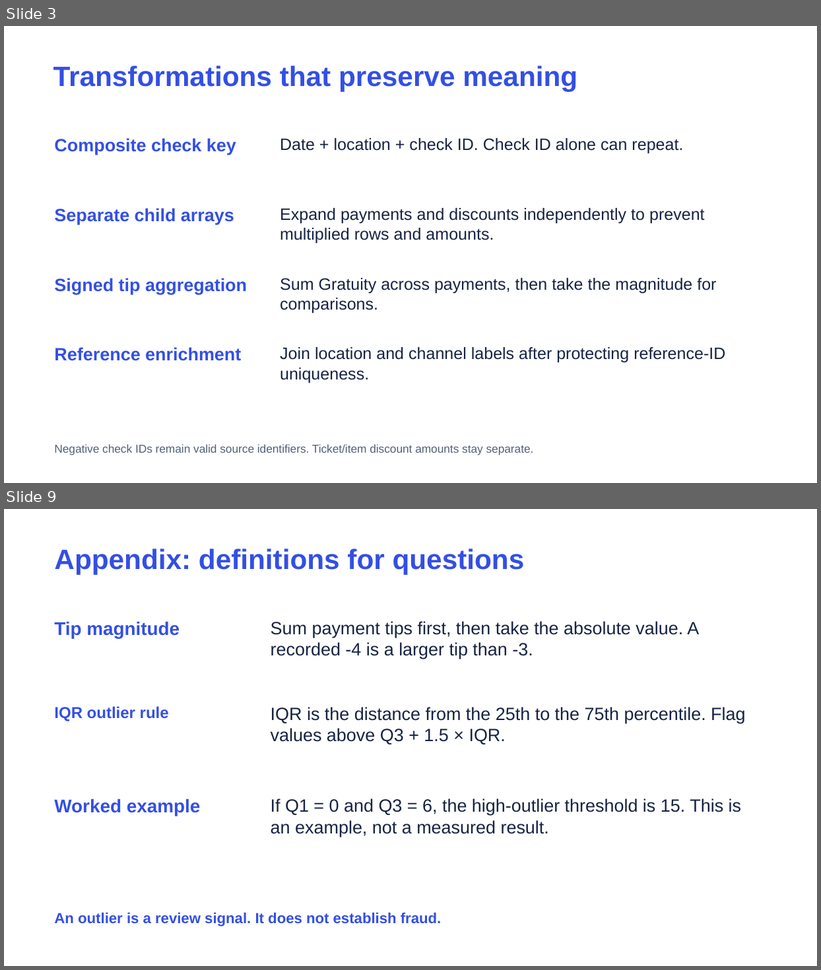
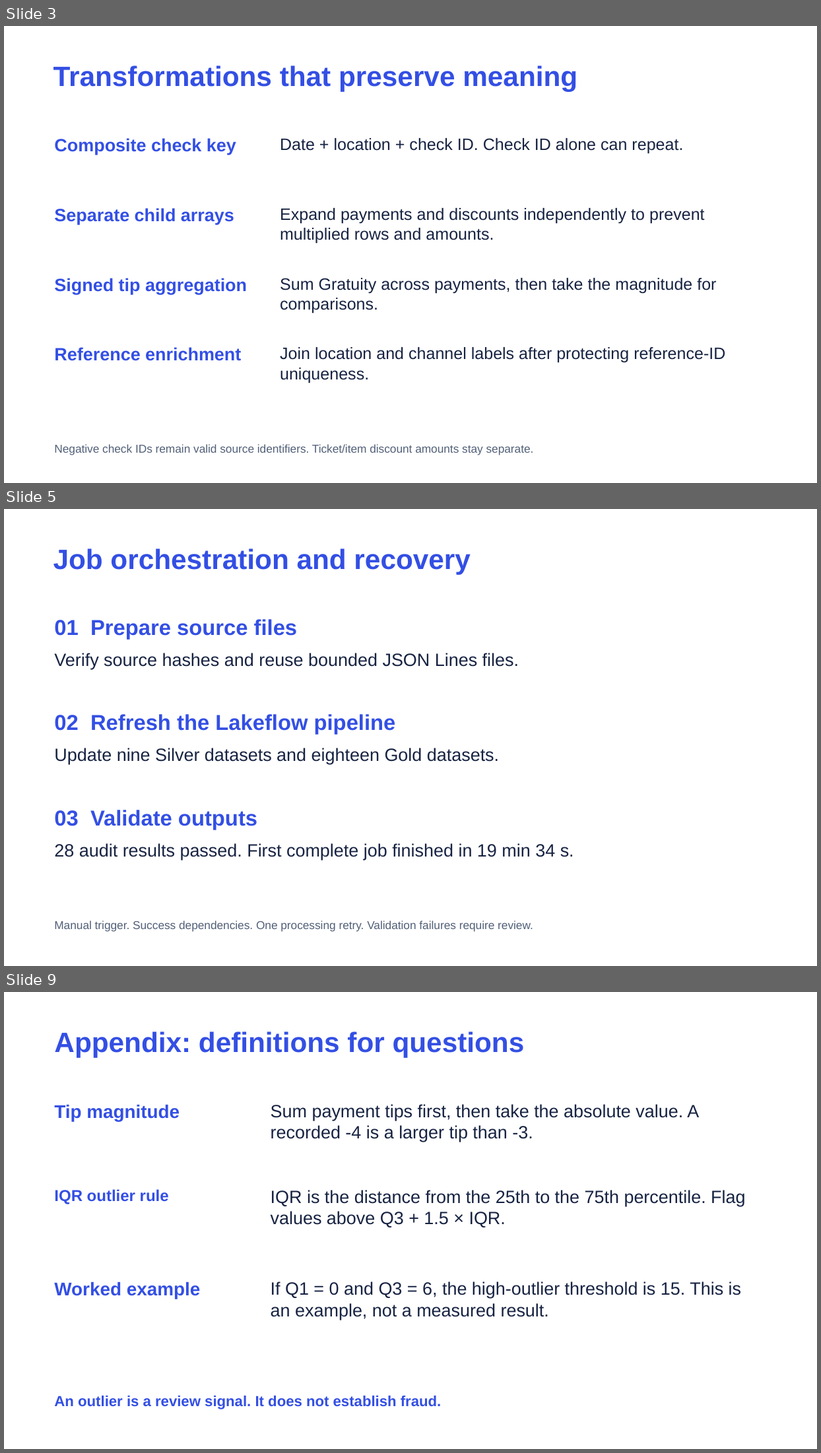
Before and after one commit to brunogcampa/sun-holdings-applebees-fraud-detection, a slide deck: src/transformations/gold/Applebees_Phase2_EN.pptx. Shown one above the other, each under a label of ours: slides 3 and 9 before the commit, slides 3, 5 and 9 after it; the slides between them are not shown. The pictures are 821x970 and 821x1453 pixels, drawn with LibreOffice and Linux fonts; fonts in the diff are those of the drawing. Boxes give left, top, right and bottom in pixels: in the first picture for what was removed or moved away, otherwise in the second. Text is boxed around its words. In the diff, an @@ line names an element or a change of style, - is before the commit and + after.

Commit message:
Record verified pipeline and first complete job run, update five-minute English presentation

```diff
--- a/src/transformations/gold/Applebees_Phase2_EN.pptx
+++ b/src/transformations/gold/Applebees_Phase2_EN.pptx
@@ slide 5 added at (x1=4, y1=509, x2=817, y2=966), background #FFFFFF @@
@@ text added at (x1=54, y1=549, x2=470, y2=574), 33 pt, text #334FE4, bold @@
+Job orchestration and recovery
@@ text added at (x1=54, y1=619, x2=298, y2=640), 25.5 pt, text #334FE4, bold @@
+01 Prepare source files
@@ text added at (x1=54, y1=653, x2=519, y2=669), 21 pt, text #172342 @@
+Verify source hashes and reuse bounded JSON Lines files.
@@ text added at (x1=54, y1=714, x2=396, y2=735), 25.5 pt, text #334FE4, bold @@
+02 Refresh the Lakeflow pipeline
@@ text added at (x1=54, y1=748, x2=499, y2=764), 21 pt, text #172342 @@
+Update nine Silver datasets and eighteen Gold datasets.
@@ text added at (x1=54, y1=810, x2=257, y2=830), 25.5 pt, text #334FE4, bold @@
+03 Validate outputs
@@ text added at (x1=54, y1=844, x2=574, y2=860), 21 pt, text #172342 @@
+28 audit results passed. First complete job finished in 19 min 34 s.
@@ text added at (x1=54, y1=921, x2=533, y2=932), 13.5 pt, text #526078 @@
+Manual trigger. Success dependencies. One processing retry. Validation failures require review.
```
Also in this commit, not shown: 6 slides changed, 1 other slide added, 2 slides removed, 14 other files.
